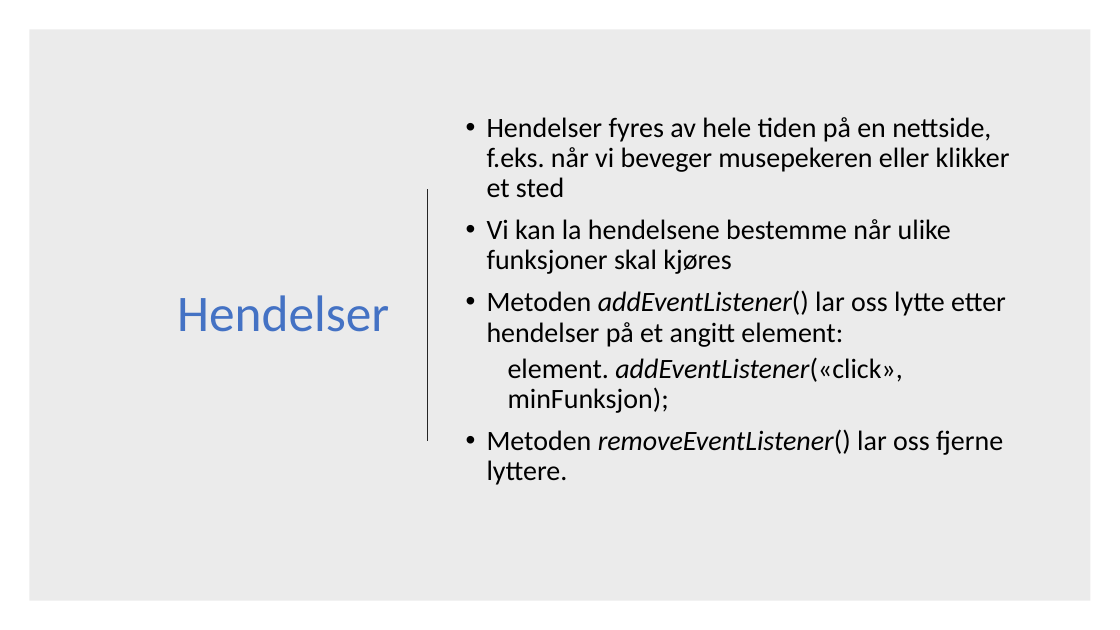
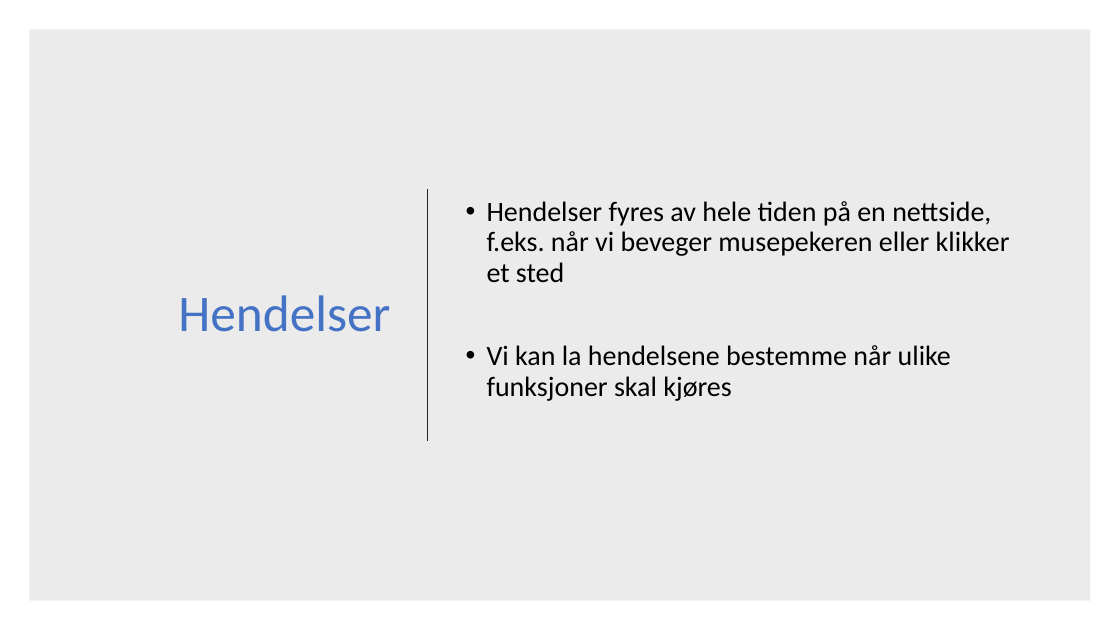
Before and after one commit to AizanM/IT2, a slide deck: slide 3 of Uke 49/Uke 49.pptx. Drawn at 1120x630 pixels with LibreOffice and Linux fonts; fonts in the diff are those of the drawing. Boxes give left, top, right and bottom in pixels: in the first picture for what was removed or moved away, otherwise in the second. Text is boxed around its words. In the diff, an @@ line names an element or a change of style, - is before the commit and + after.

```diff
--- a/Uke 49/Uke 49.pptx
+++ b/Uke 49/Uke 49.pptx
@@ text at (487,290,1006,485): paragraphs removed @@
-• Metoden addEventListener() lar oss lytte etter hendelser på et angitt element:
-  element. addEventListener(«click», minFunksjon);
-• Metoden removeEventListener() lar oss fjerne lyttere.
```
Also in this commit, not shown: 1 other file.
